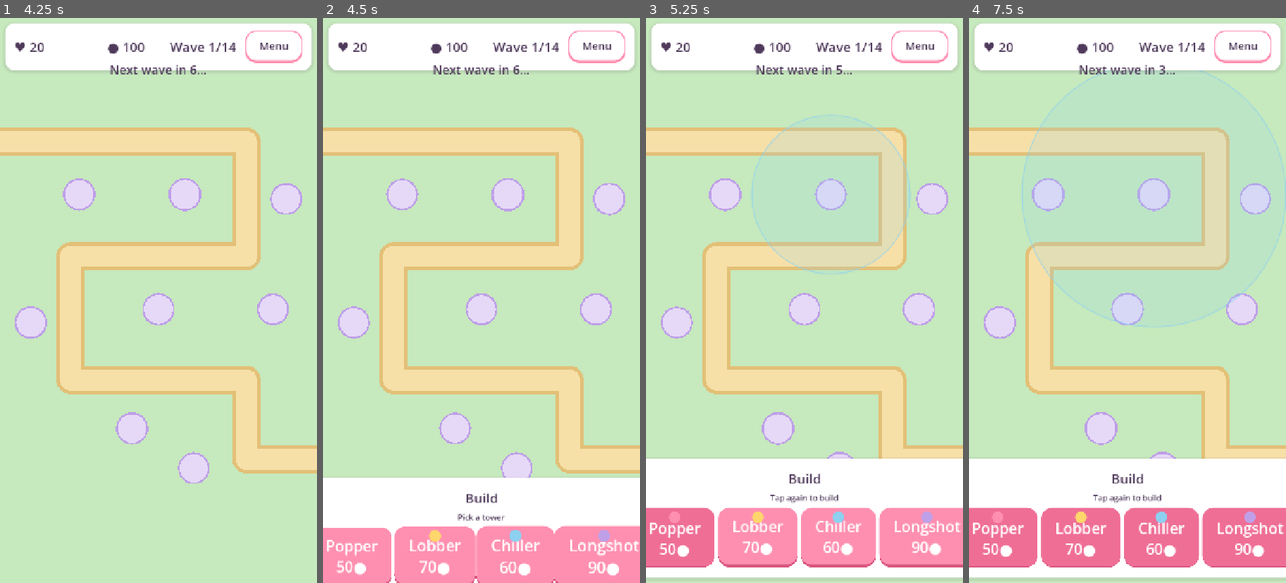
Above: before the commit, frames 1-4 (left to right).
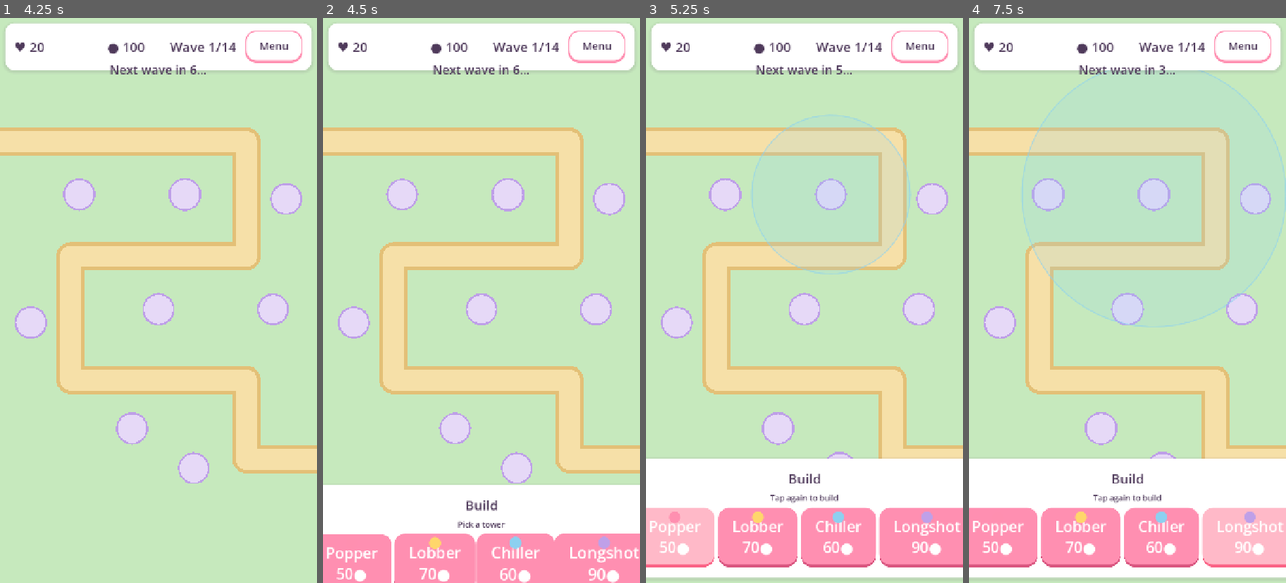
Above: after the commit, the same moments.

Repository: bitspleaseBE/tower-game
Game: Godot game, scene res://scenes/main_menu.tscn
Same seed, same stepped clock (60 frames per second), same inputs: the game is played once before the commit and once after it.
Inputs (mouse positions are in pixels of both pictures, inside the frame that each line leads up to):
- Up to frame 1 (4.25 s): click "New Game" at 0.5 s; tap Enter at 1.25 s; move the mouse to (228, 272) at 1.27 s; tap F at 1.35 s; click (228, 272) at 1.42 s; click "Menu" at 2 s; click "New Game" at 2.75 s; move the mouse to (95, 328) at 3.52 s; tap G at 3.6 s; click (95, 328) at 3.67 s
- Up to frame 2 (4.5 s): move the mouse to (513, 176) at 4.27 s; tap F at 4.35 s; click (513, 176) at 4.42 s
- Up to frame 3 (5.25 s): click "Popper 50●" at 5 s
- Up to frame 4 (7.5 s): click "Lobber 70●" at 5.75 s; click "Chiller 60●" at 6.5 s; click "Longshot 90●" at 7.25 s

Frame 1 is identical in both runs. In frame 2, 5.1% of the frame differs, in the area x 0-100%, y 81-100%; in frame 3, 2.0%; in frame 4, 8.8%, in the area x 0-100%, y 86-98%.

Commit message:
fix(build-menu): allow second-tap confirm without toggle buttons
Toggle ButtonGroup ate the confirm press; use plain buttons plus highlight and a taller sheet for the four-option row.

Co-authored-by: Cursor <cursoragent@cursor.com>

Diff:
--- a/scenes/ui/build_menu.tscn
+++ b/scenes/ui/build_menu.tscn
@@ -20,7 +20,7 @@
 anchor_right = 1.0
 anchor_bottom = 1.0
 offset_left = 12.0
-offset_top = -200.0
+offset_top = -260.0
 offset_right = -12.0
 offset_bottom = -12.0
 grow_horizontal = 2
--- a/scripts/ui/build_menu.gd
+++ b/scripts/ui/build_menu.gd
@@ -23,7 +23,6 @@
 var _game: Node
 var _open: bool = false
 var _option_buttons: Array[Button] = []
-var _button_group: ButtonGroup
 var _selected_index: int = -1
 var _range_preview: RangePreview
 var _prev_affordable: Array[bool] = []
@@ -40,7 +39,6 @@
 			load("res://data/towers/chiller.tres") as TowerData,
 			load("res://data/towers/longshot.tres") as TowerData,
 		]
-	_button_group = null
 	_build_option_buttons()
 	_set_sheet_hidden_instant()
 	primary_button.pressed.connect(_on_primary_pressed)
@@ -104,8 +102,8 @@
 	_mode = &""
 	var tween := create_tween()
 	tween.set_trans(Tween.TRANS_BACK).set_ease(Tween.EASE_IN)
-	tween.tween_property(panel, "offset_top", 200.0, 0.18)
-	tween.parallel().tween_property(panel, "offset_bottom", 200.0, 0.18)
+	tween.tween_property(panel, "offset_top", 280.0, 0.18)
+	tween.parallel().tween_property(panel, "offset_bottom", 280.0, 0.18)
 	tween.tween_callback(func() -> void:
 		panel.visible = false
 	)
@@ -120,8 +118,7 @@
 	for i: int in towers.size():
 		var tower_data: TowerData = towers[i]
 		var btn := Button.new()
-		btn.toggle_mode = true
-		btn.button_group = _button_group
+		btn.toggle_mode = false
 		btn.size_flags_horizontal = Control.SIZE_EXPAND_FILL
 		btn.custom_minimum_size = Vector2(0, 112)
 		btn.alignment = HORIZONTAL_ALIGNMENT_CENTER
@@ -155,18 +152,18 @@
 func _slide_in() -> void:
 	_open = true
 	panel.visible = true
-	panel.offset_top = 200.0
-	panel.offset_bottom = 200.0
+	panel.offset_top = 280.0
+	panel.offset_bottom = 280.0
 	var tween := create_tween()
 	tween.set_trans(Tween.TRANS_BACK).set_ease(Tween.EASE_OUT)
-	tween.tween_property(panel, "offset_top", -200.0, 0.28)
+	tween.tween_property(panel, "offset_top", -260.0, 0.28)
 	tween.parallel().tween_property(panel, "offset_bottom", -12.0, 0.28)
 
 
 func _set_sheet_hidden_instant() -> void:
 	_open = false
-	panel.offset_top = 200.0
-	panel.offset_bottom = 200.0
+	panel.offset_top = 280.0
+	panel.offset_bottom = 280.0
 	panel.visible = false
 
 
@@ -267,8 +264,23 @@
 	# Select for preview.
 	_selected_index = index
 	hint_label.text = "Tap again to build"
+	_update_option_highlights()
 	if _range_preview != null:
 		_range_preview.show_at(_pad.global_position, tower_data.range_px[0])
+
+
+func _update_option_highlights() -> void:
+	for i: int in _option_buttons.size():
+		var btn: Button = _option_buttons[i]
+		if i == _selected_index:
+			btn.theme_type_variation = &""
+			# Visual selected state via scale punch rest — use modulate boost.
+			if btn.modulate.a >= 0.9:
+				btn.self_modulate = Color(1.15, 1.15, 1.05, 1.0)
+			else:
+				btn.self_modulate = Color(1.0, 1.0, 1.0, 1.0)
+		else:
+			btn.self_modulate = Color.WHITE
 
 
 func _on_primary_pressed() -> void:
@@ -315,7 +327,7 @@
 func _clear_selection() -> void:
 	_selected_index = -1
 	for btn: Button in _option_buttons:
-		btn.button_pressed = false
+		btn.self_modulate = Color.WHITE
 	if _range_preview != null:
 		_range_preview.hide_preview()
 
